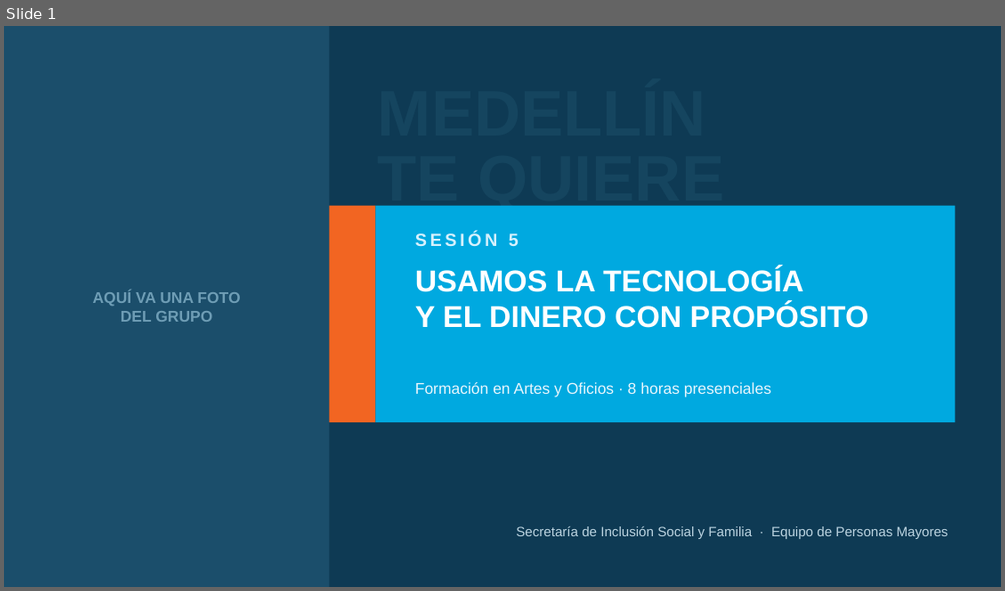
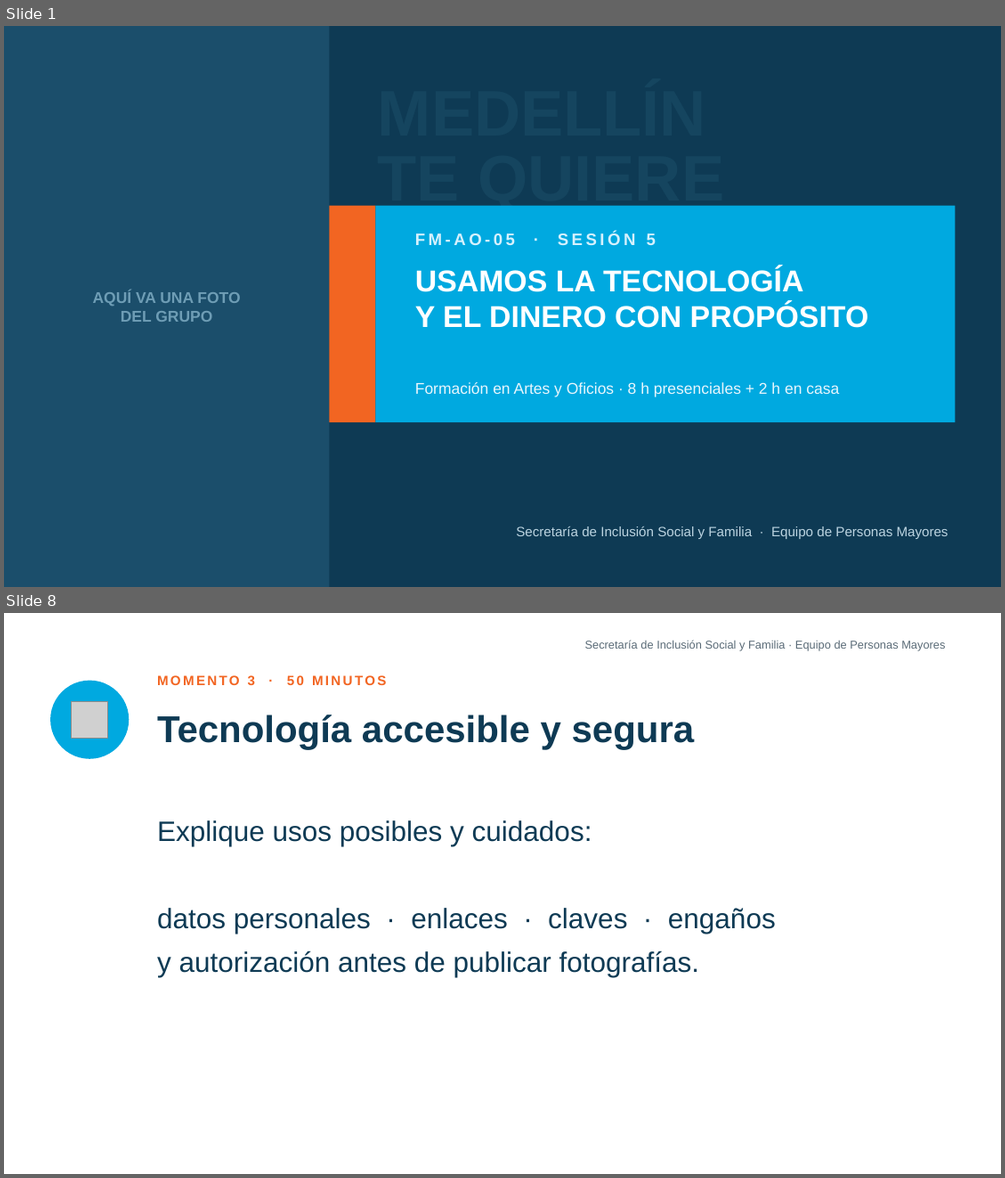
Before and after one commit to alquimia7ia-blip/Alquimia, a slide deck: docs/proyectos/personas-mayores/PPT_Sesion_5_Tecnologia_y_Dinero.pptx. Shown one above the other, each under a label of ours: slide 1 before the commit, slides 1 and 8 after it; the slides between them are not shown. The pictures are 1005x591 and 1005x1178 pixels, drawn with LibreOffice and Linux fonts; fonts in the diff are those of the drawing; grey boxes stand for pictures. Boxes give left, top, right and bottom in pixels: in the first picture for what was removed or moved away, otherwise in the second. Text is boxed around its words. In the diff, an @@ line names an element or a change of style, - is before the commit and + after.

```diff
--- a/docs/proyectos/personas-mayores/PPT_Sesion_5_Tecnologia_y_Dinero.pptx
+++ b/docs/proyectos/personas-mayores/PPT_Sesion_5_Tecnologia_y_Dinero.pptx
@@ slide 8 added at [4,613,1001,1174], background #FFFFFF @@
@@ text added at [585,640,945,651], 11 pt, text #5A6B77 @@
+Secretaría de Inclusión Social y Familia · Equipo de Personas Mayores
@@ ellipse added at [50,681,129,759], fill #00A9E0 @@
@@ text added at [157,675,387,685], 13 pt, text #F26522, bold @@
+MOMENTO 3 · 50 MINUTOS
@@ picture added at [72,701,107,737] @@
@@ text added at [157,714,695,750], 36 pt, text #0E3A54, bold @@
+Tecnología accesible y segura
@@ text added at [157,820,776,977], 27 pt, text #0E3A54 @@
+Explique usos posibles y cuidados:
+datos personales · enlaces · claves · engaños
+y autorización antes de publicar fotografías.
@@ slide 1 changed as well @@
@@ text at [415,233,655,245]: text changed; size 17 to 16 pt @@
-SESIÓN 5
+FM-AO-05 · SESIÓN 5
@@ text at [415,382,839,397]: text changed @@
-Formación en Artes y Oficios · 8 horas presenciales
+Formación en Artes y Oficios · 8 h presenciales + 2 h en casa
```
Also in this commit, not shown: 4 other slides changed, 21 other slides added, 24 slides removed, 1 other file.
